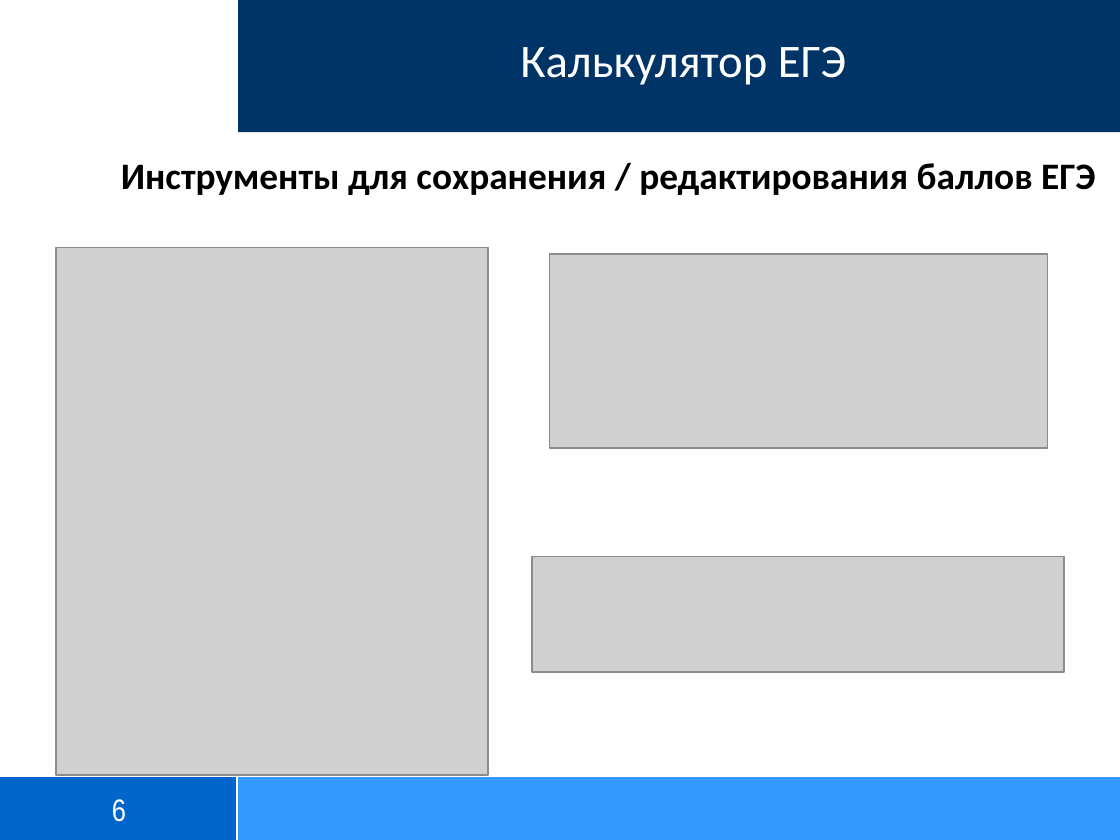
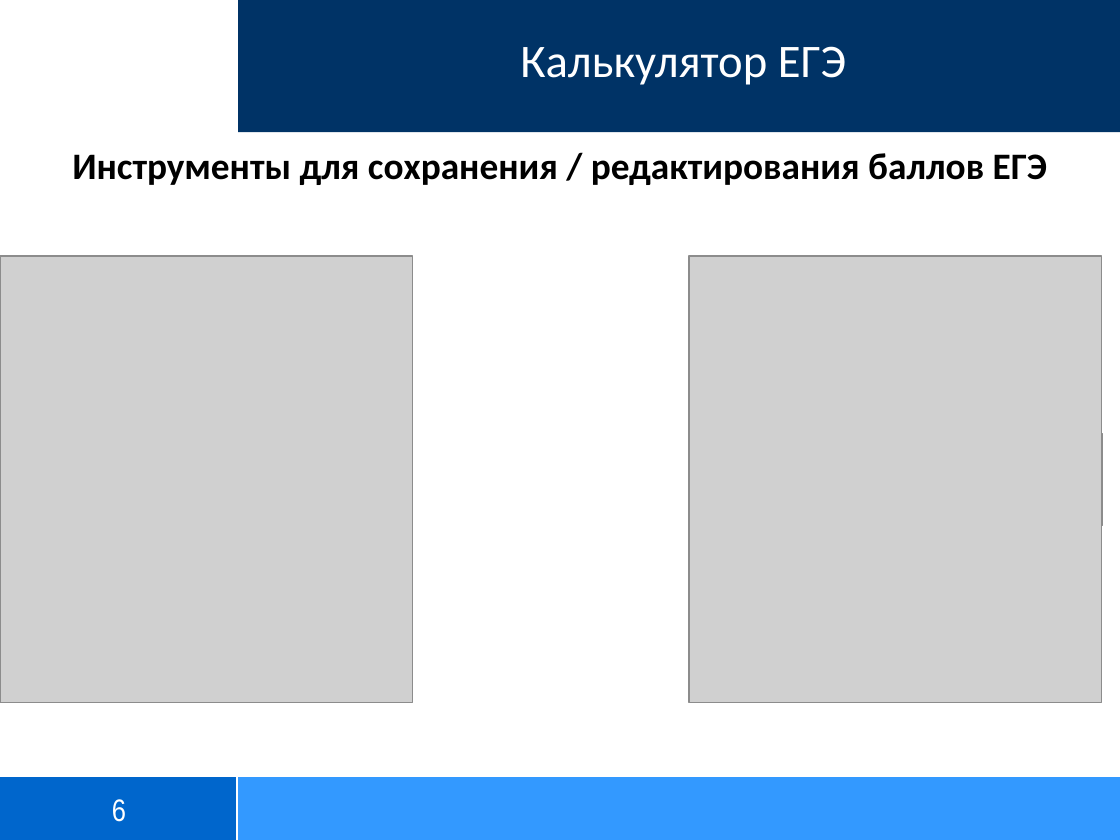
Before and after one commit to TheLost30/telegram_EGE_bot, a slide deck: slide 6 of data/Калькулятор ЕГЭ (Гриб Кирилл).PPTX. Drawn at 1120x840 pixels with LibreOffice and Linux fonts; fonts in the diff are those of the drawing; grey boxes stand for pictures; background and template pictures are left out. Boxes give left, top, right and bottom in pixels: in the first picture for what was removed or moved away, otherwise in the second. Text is boxed around its words. In the diff, an @@ line names an element or a change of style, - is before the commit and + after.

```diff
--- a/data/Калькулятор ЕГЭ (Гриб Кирилл).PPTX
+++ b/data/Калькулятор ЕГЭ (Гриб Кирилл).PPTX
@@ text "Инструменты для сохранения / редактирования ...": place and size @@
-text "Инструменты для сохранения / редактирования ..." at bbox=[121, 163, 1095, 195]
+text "Инструменты для сохранения / редактирования ..." at bbox=[72, 153, 1047, 185]
@@ picture: place and size @@
-picture at bbox=[56, 248, 488, 775]
+picture at bbox=[0, 256, 412, 703]
@@ picture removed at bbox=[550, 254, 1048, 448] @@
@@ picture added at bbox=[689, 256, 1101, 703] @@
@@ picture added at bbox=[690, 433, 1102, 525] @@
@@ picture removed at bbox=[532, 557, 1064, 672] @@
```
Also in this commit, not shown: 8 other slides changed.
